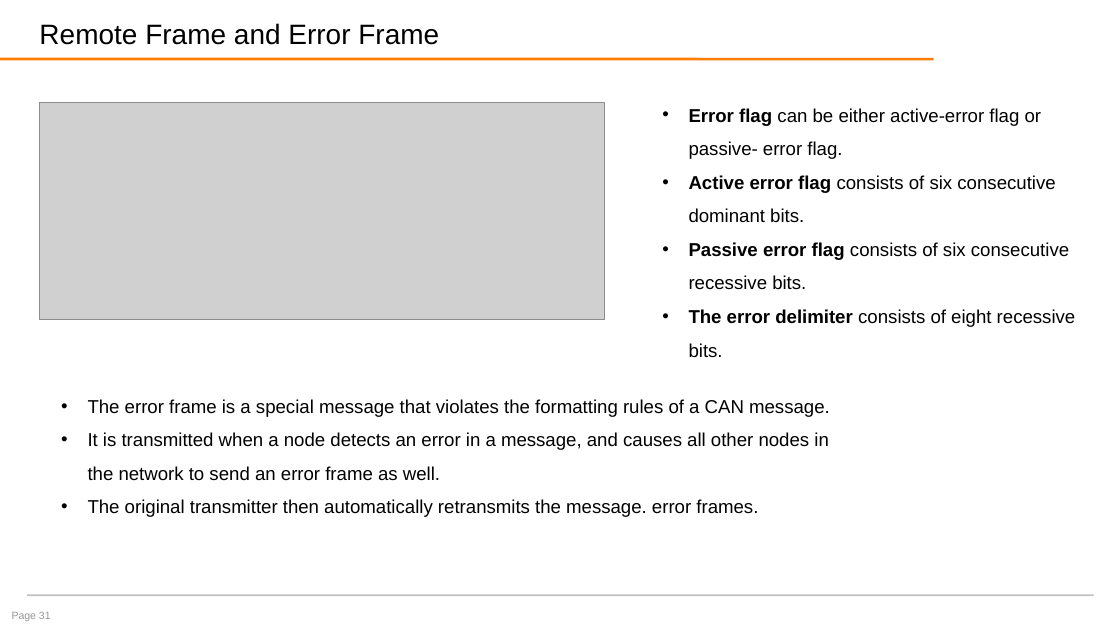
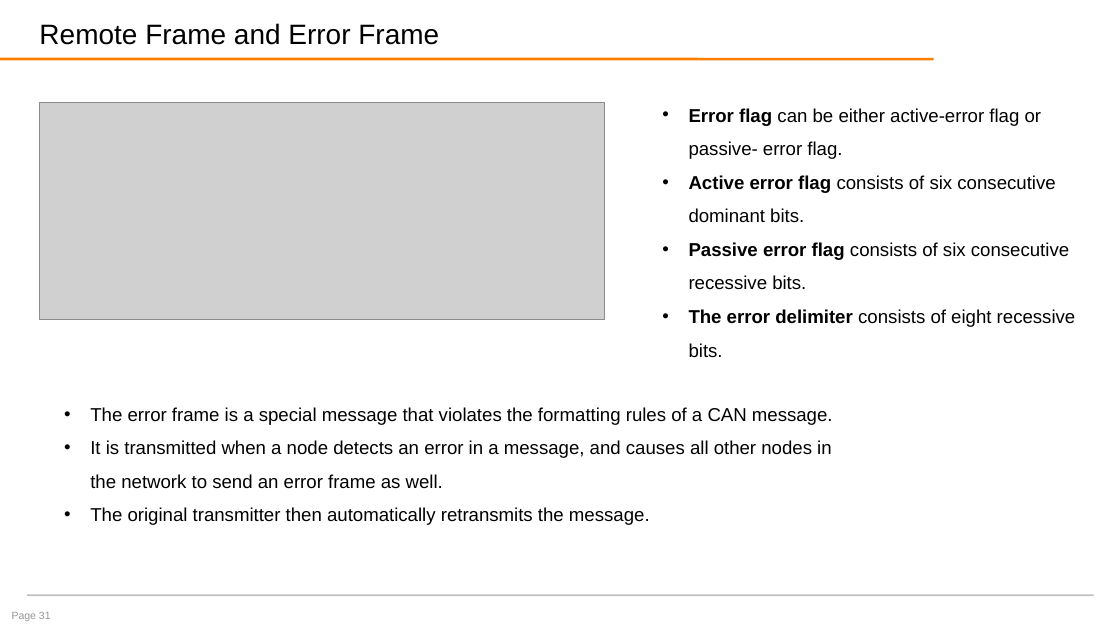
Before and after one commit to gayle08/PG-DIOT-September-2022, a slide deck: slide 31 of CAN/CAN.pptx. Drawn at 1120x630 pixels with LibreOffice and Linux fonts; fonts in the diff are those of the drawing; grey boxes stand for pictures; background and template pictures are left out. Boxes give left, top, right and bottom in pixels: in the first picture for what was removed or moved away, otherwise in the second. Text is boxed around its words. In the diff, an @@ line names an element or a change of style, - is before the commit and + after.

Commit message:
new

```diff
--- a/CAN/CAN.pptx
+++ b/CAN/CAN.pptx
@@ text "The error frame is a ...": place and size @@
-text "The error frame is a ..." at (88,399,830,517)
+text "The error frame is a ..." at (90,407,833,525)
@@ text at (90,507,650,525): text changed @@
-• The original transmitter then automatically retransmits the message. error frames.
+• The original transmitter then automatically retransmits the message.
```
Also in this commit, not shown: 2 other slides changed, 1 slide added.
